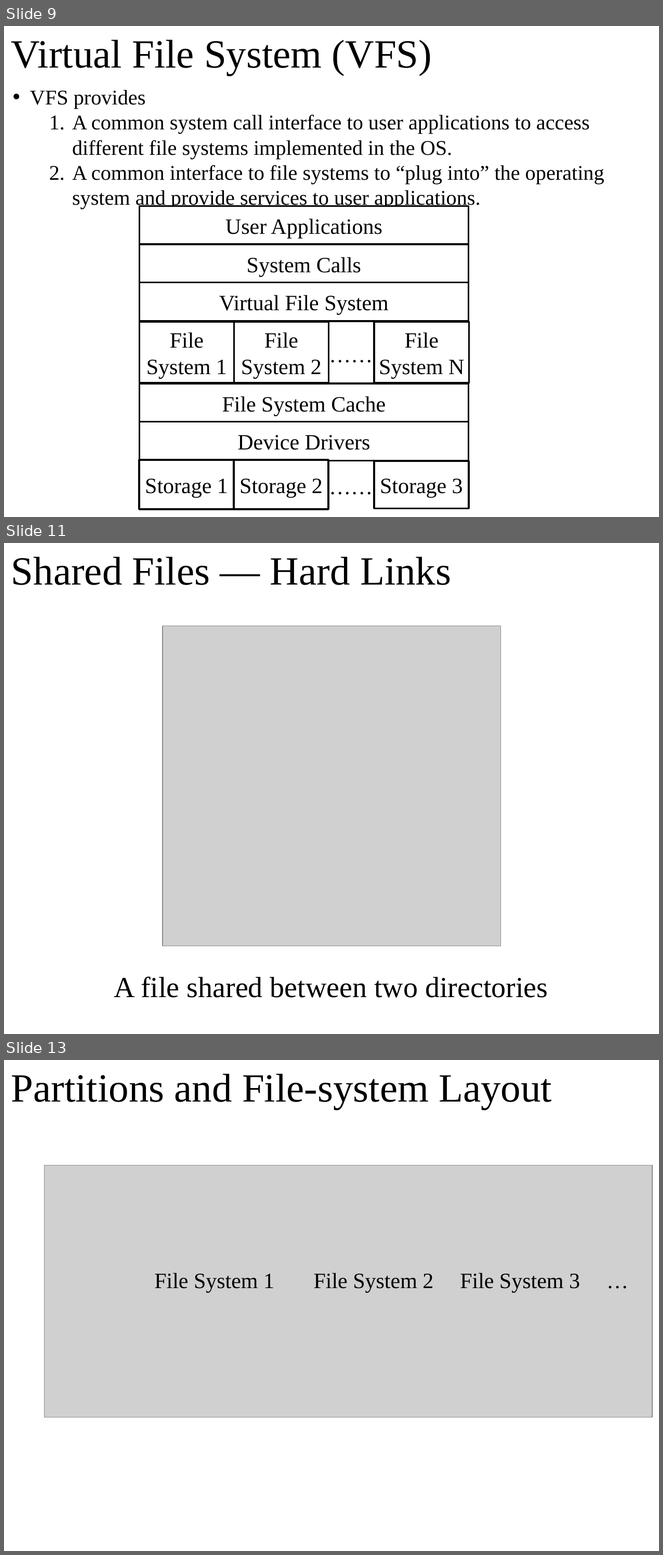
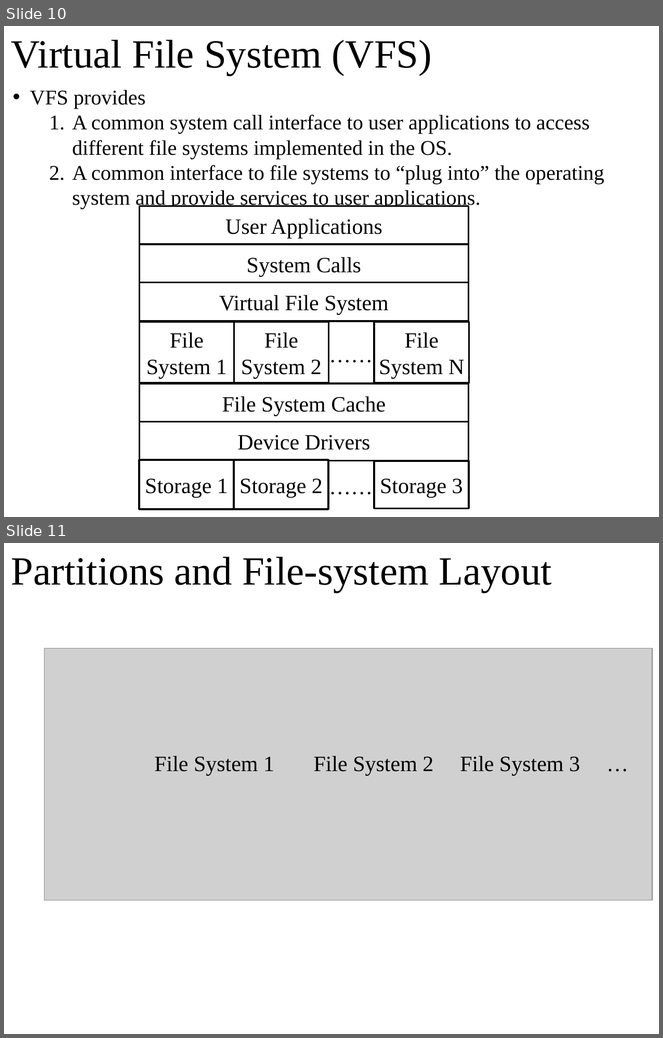
Before and after one commit to oscourse/oscourse.github.io, a slide deck: slides/unix_ritchie.pptx. Shown one above the other, each under a label of ours: slides 9, 11 and 13 before the commit, slides 10 and 11 after it; the slides between them are not shown. The pictures are 663x1555 and 663x1038 pixels, drawn with LibreOffice and Linux fonts; fonts in the diff are those of the drawing; grey boxes stand for pictures. Boxes give left, top, right and bottom in pixels: in the first picture for what was removed or moved away, otherwise in the second. Text is boxed around its words. In the diff, an @@ line names an element or a change of style, - is before the commit and + after.

```diff
--- a/slides/unix_ritchie.pptx
+++ b/slides/unix_ritchie.pptx
@@ slide 11 removed at (x1=4, y1=543, x2=659, y2=1034), background #FFFFFF @@
@@ title removed at (x1=11, y1=557, x2=451, y2=585) @@
-Shared Files — Hard Links
@@ picture removed at (x1=163, y1=626, x2=501, y2=947) @@
@@ text removed at (x1=114, y1=977, x2=548, y2=998) @@
-A file shared between two directories
@@ what was slide 9 is now slide 10 @@
@@ what was slide 13 is now slide 11 @@
```
Also in this commit, not shown: 4 slides changed, 1 other slide removed, 1 other file.
